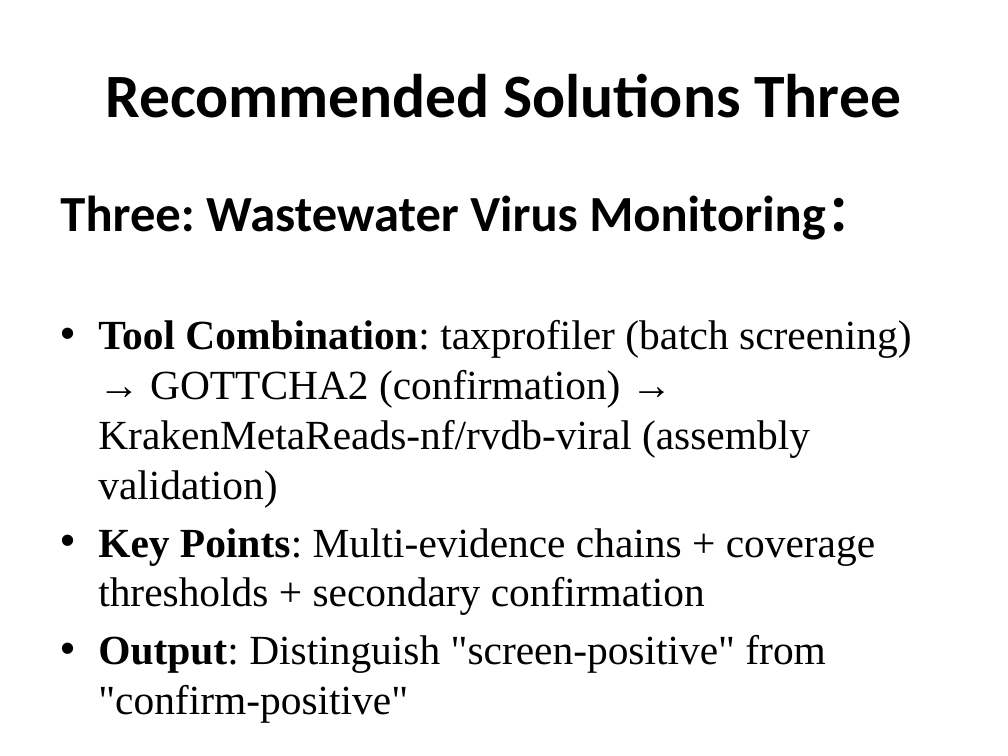
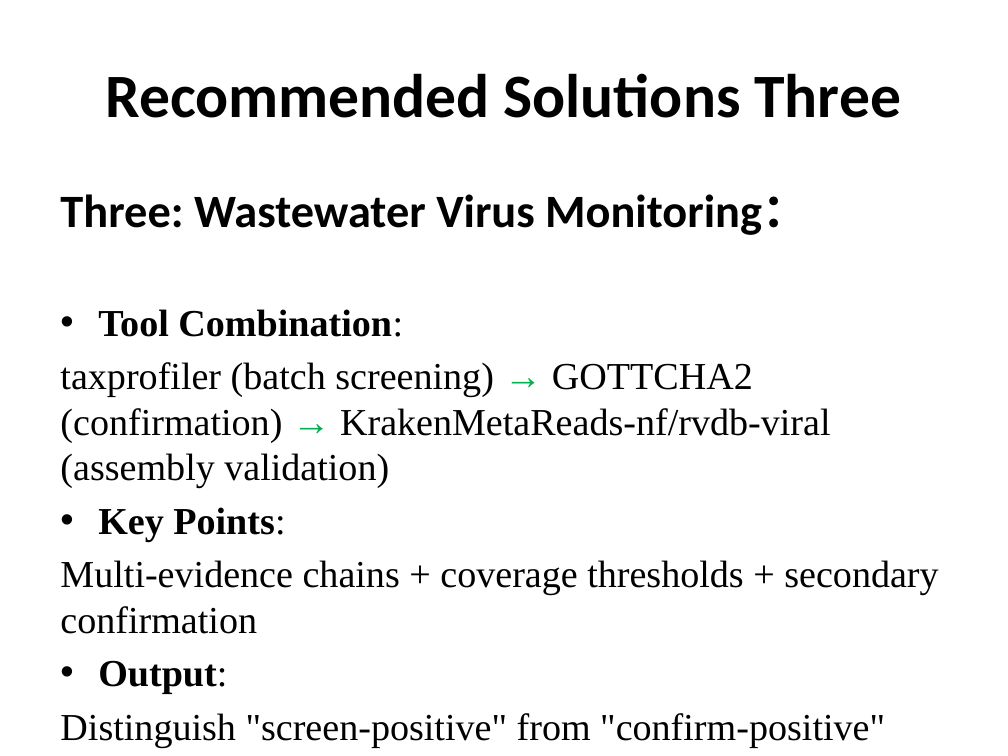
Before and after one commit to pengsihua2023/Metagenomic-Viral-Detection-Tool-Assessment, a slide deck: slide 25 of Wastewater Metagenomic Viral Detection Tool Assessment-1218.pptx. Drawn at 1008x756 pixels with LibreOffice and Linux fonts; fonts in the diff are those of the drawing. Boxes give left, top, right and bottom in pixels: in the first picture for what was removed or moved away, otherwise in the second. Text is boxed around its words. In the diff, an @@ line names an element or a change of style, - is before the commit and + after.

```diff
--- a/Wastewater Metagenomic Viral Detection Tool Assessment-1218.pptx
+++ b/Wastewater Metagenomic Viral Detection Tool Assessment-1218.pptx
@@ text at (x1=60, y1=194, x2=809, y2=235): size 36.1 to 33.1 pt in "Three: Wastewater Virus Monitoring：" @@
@@ text at (x1=60, y1=309, x2=938, y2=747): text changed; size 29.6 to 27.2 pt @@
-• Tool Combination: taxprofiler (batch screening) → GOTTCHA2 (confirmation) → KrakenMetaReads-nf/rvdb-viral (assembly validation)
-• Key Points: Multi-evidence chains + coverage thresholds + secondary confirmation
-• Output: Distinguish "screen-positive" from "confirm-positive"
+• Tool Combination:
+taxprofiler (batch screening) → GOTTCHA2 (confirmation) → KrakenMetaReads-nf/rvdb-viral (assembly validation)
+• Key Points:
+Multi-evidence chains + coverage thresholds + secondary confirmation
+• Output:
+Distinguish "screen-positive" from "confirm-positive"
```
Also in this commit, not shown: 5 other slides changed.
